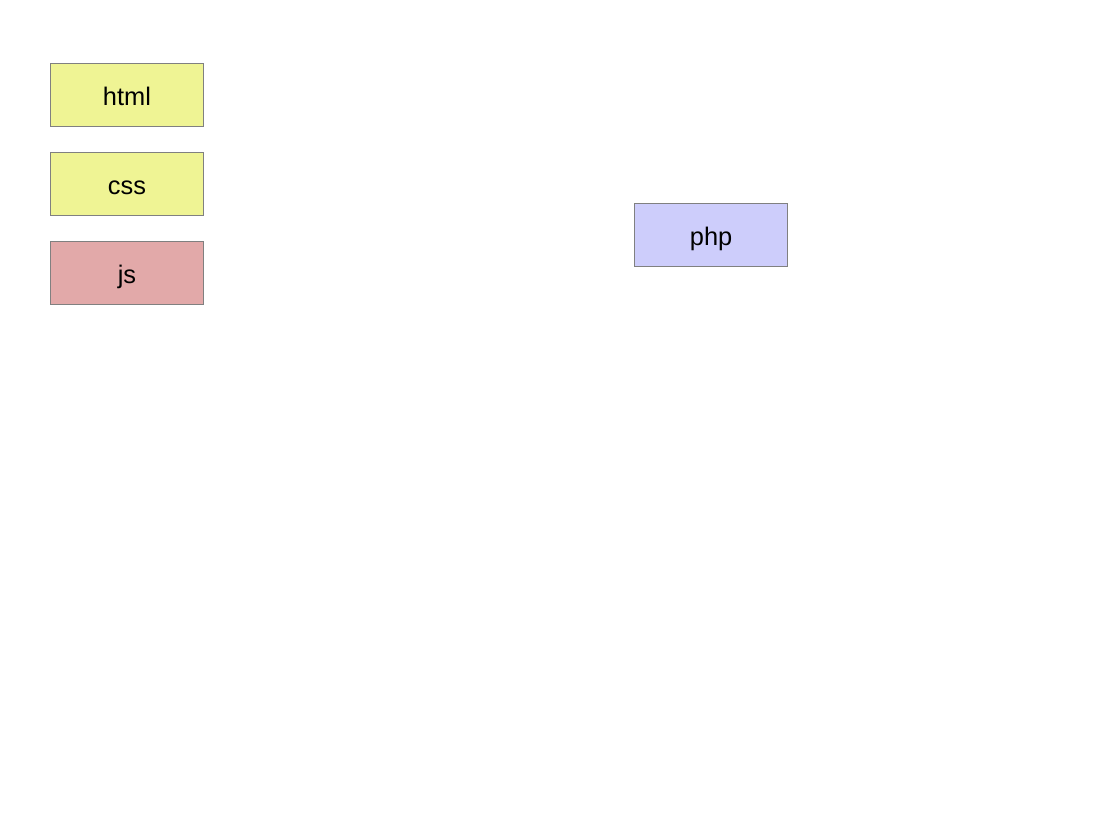
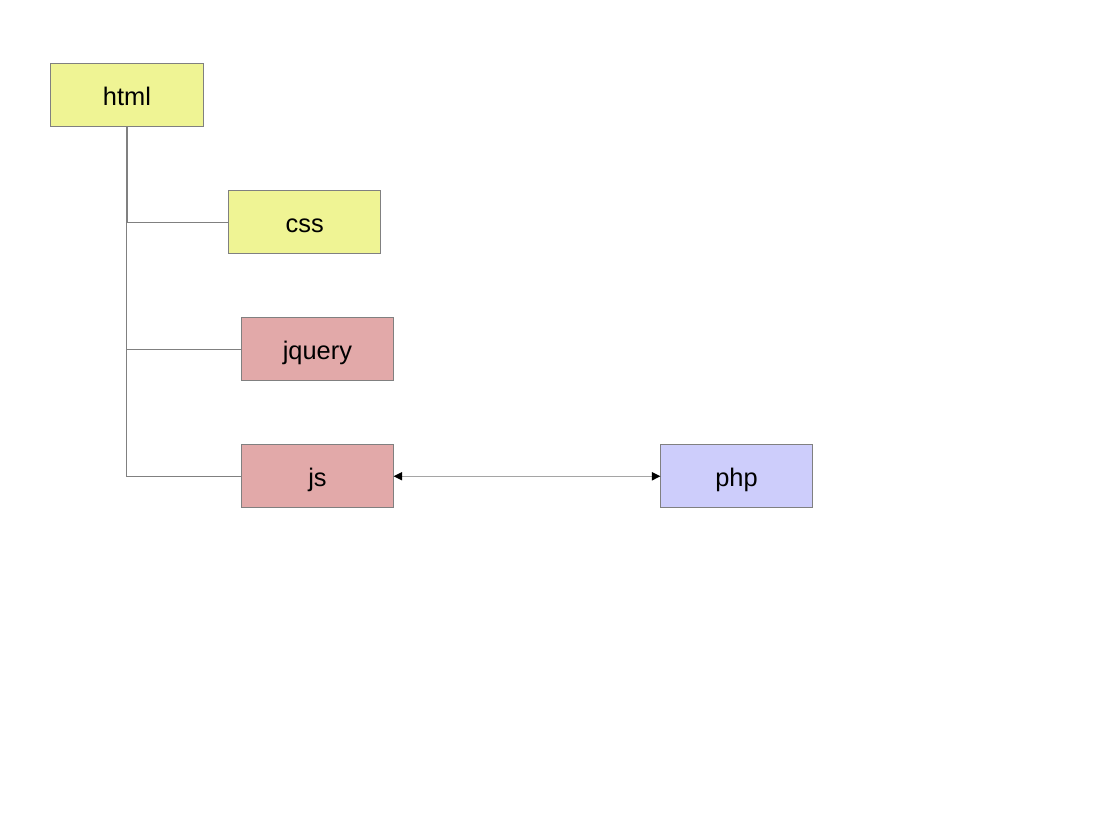
Before and after one commit to JamesLeB/Stout, a slide deck: slide 1 of Documents/Zek.odp. Drawn at 1120x840 pixels with LibreOffice and Linux fonts; fonts in the diff are those of the drawing. Boxes give left, top, right and bottom in pixels: in the first picture for what was removed or moved away, otherwise in the second. Text is boxed around its words. In the diff, an @@ line names an element or a change of style, - is before the commit and + after.

```diff
--- a/Documents/Zek.odp
+++ b/Documents/Zek.odp
@@ elbow line added from (127, 127) to (229, 223), #808080 0 pt @@
@@ elbow line added from (127, 127) to (242, 350), #808080 0 pt @@
@@ elbow line added from (127, 127) to (242, 477), #808080 0 pt @@
@@ rectangle "css": place and size @@
-rectangle "css" at (51, 152, 203, 216)
+rectangle "css" at (229, 191, 381, 255)
@@ rectangle added at (241, 317, 393, 381), fill #E2A9A9, outline #808080 0 pt, 18 pt, text #000000 @@
+jquery
@@ rectangle "js": place and size @@
-rectangle "js" at (51, 241, 203, 305)
+rectangle "js" at (241, 444, 393, 508)
@@ rectangle "php": place and size @@
-rectangle "php" at (635, 203, 788, 267)
+rectangle "php" at (661, 444, 813, 508)
@@ double arrow added from (393, 477) to (661, 477), #000000 0 pt @@
```
Also in this commit, not shown: 1 other slide changed.
